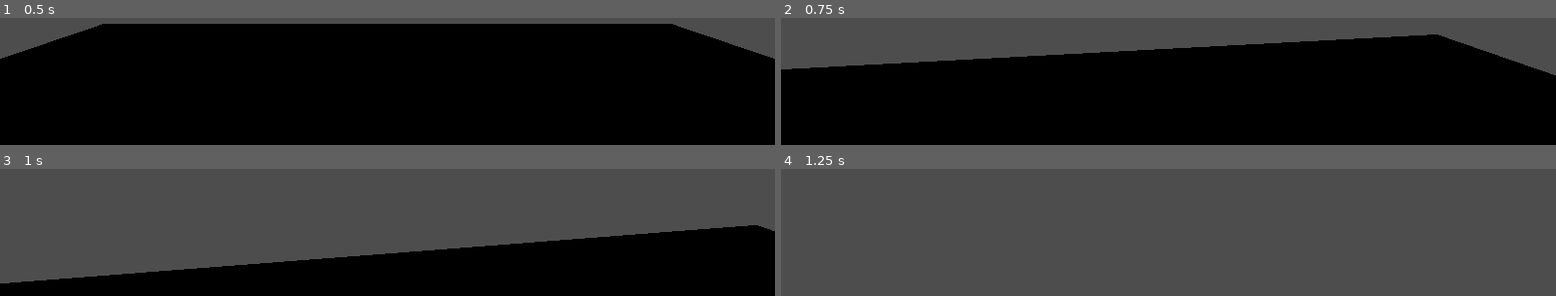
Above: before the commit, frames 1-4 (two rows, left to right).
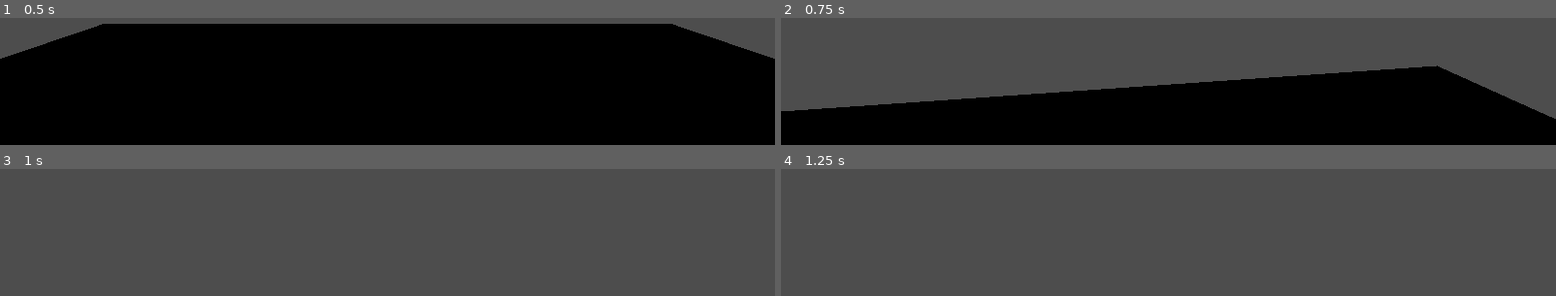
Above: after the commit, the same moments.

Repository: Samiser/spooky-signals
Game: Godot game, scene res://main.tscn
Two runs of this game, one before a commit and one after it. Both use one fixed random seed, a clock stepped at 60 frames per second and the inputs below.
Inputs (mouse positions are in pixels of both pictures, inside the frame that each line leads up to):
- Up to frame 1 (0.5 s): no input
- Up to frame 2 (0.75 s): tap Enter at 0.5 s; move the mouse to (outside the picture) at 0.52 s; hold W (move_forward) from 0.53 s (still down); tap Space (jump, bound only after the commit) at 0.6 s
- Up to frame 3 (1 s): keep holding W (move_forward); tap Space (jump, bound only after the commit) at 0.77 s
- Up to frame 4 (1.25 s): keep holding W (move_forward); tap Space (jump, bound only after the commit) at 1.07 s

Frame 1 is identical in both runs. In frame 2, 29% of the frame differs, in the area x 0-100%, y 12-80%; in frame 3, 33%, in the area x 0-100%, y 44-100%; in frame 4, nothing differs.

Commit message:
add jump input

Diff:
--- a/project.godot
+++ b/project.godot
@@ -42,3 +42,8 @@
 "events": [Object(InputEventMouseButton,"resource_local_to_scene":false,"resource_name":"","device":-1,"window_id":0,"a …(253 unchanged characters)…
 ]
 }
+jump={
+"deadzone": 0.2,
+"events": [Object(InputEventKey,"resource_local_to_scene":false,"resource_name":"","device":-1,"window_id":0,"alt_pressed":false,"shift_pressed":false,"ctrl_pressed":false,"meta_pressed":false,"pressed":false,"keycode":0,"physical_keycode":32,"key_label":0,"unicode":32,"location":0,"echo":false,"script":null)
+]
+}
